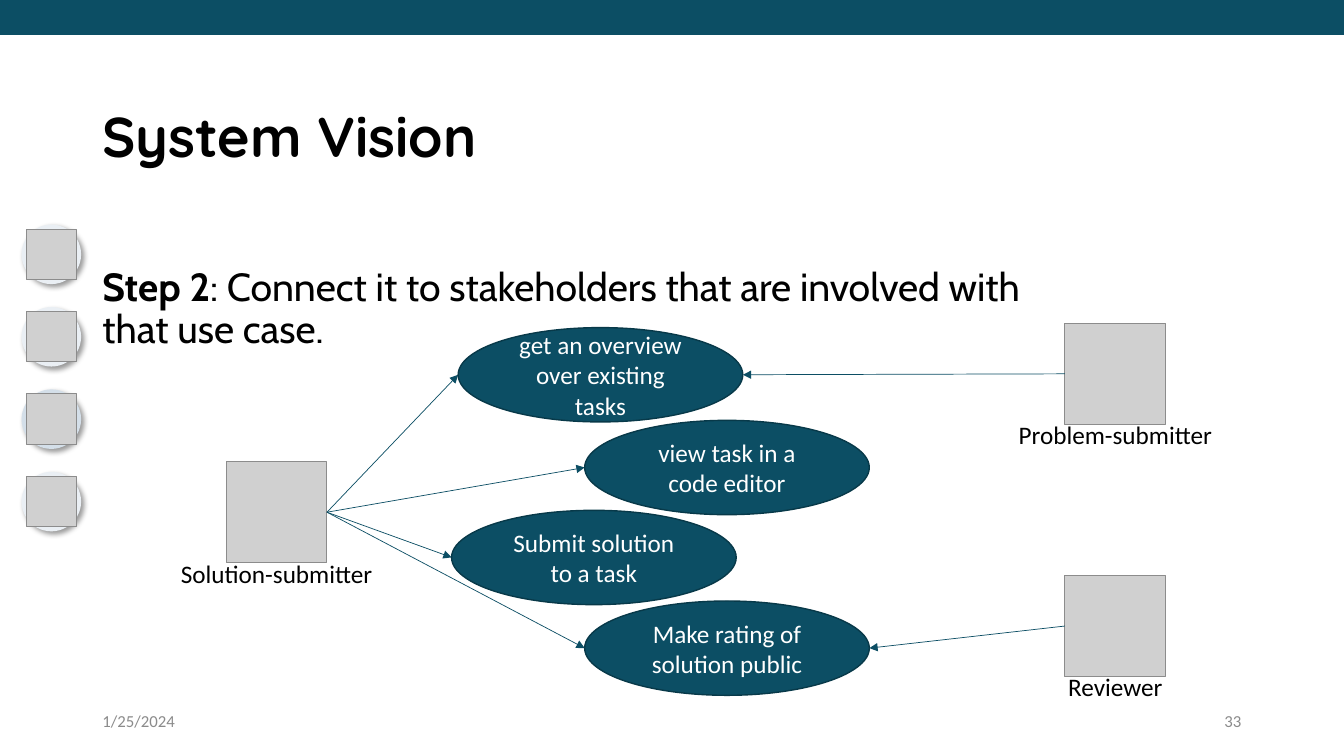
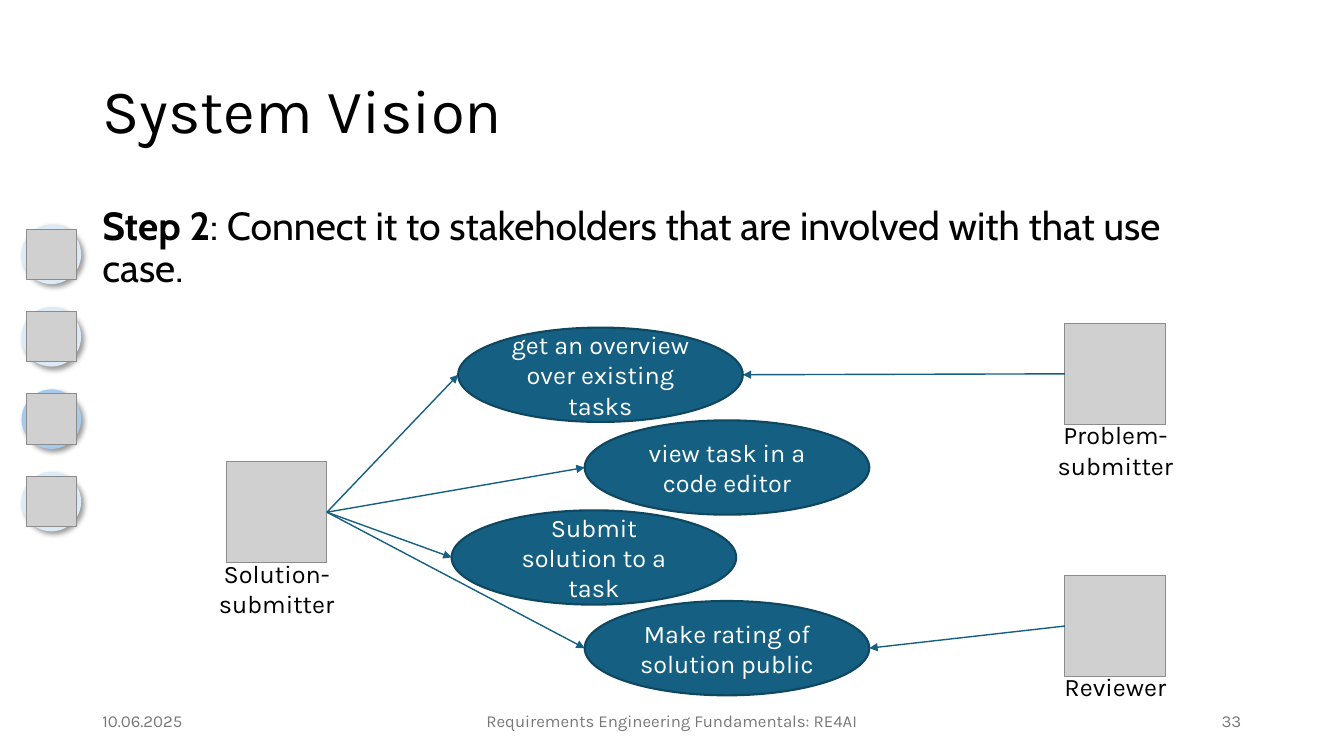
Before and after one commit to JulianFrattini/seminar-refun, a slide deck: slide 33 of slides/base/seminar-refun-base.pptx. Drawn at 1344x756 pixels with LibreOffice and Linux fonts; fonts in the diff are those of the drawing; grey boxes stand for pictures; background and template pictures are left out. Boxes give left, top, right and bottom in pixels: in the first picture for what was removed or moved away, otherwise in the second. Text is boxed around its words. In the diff, an @@ line names an element or a change of style, - is before the commit and + after.

```diff
--- a/slides/base/seminar-refun-base.pptx
+++ b/slides/base/seminar-refun-base.pptx
@@ rectangle removed at (x1=0, y1=0, x2=1344, y2=35) @@
@@ title "System Vision" moved from (x1=102, y1=116, x2=476, y2=169) to (x1=102, y1=90, x2=502, y2=148) @@
@@ title "System Vision" at (x1=102, y1=90, x2=502, y2=148): size 40 to 44 pt, font Quicksand to Karla, bold off; vertical alignment top to middle @@
@@ text "Step 2: Connect it to ..." rewrapped from (x1=102, y1=271, x2=1020, y2=344) to (x1=102, y1=210, x2=1161, y2=283) @@
@@ ellipse at (x1=21, y1=389, x2=81, y2=449): fill #D4DFE9 to #A6CAEC @@
@@ arrow (327, 512) - (459, 375): stroke #0C4E64 0.5 pt to #156082 1 pt @@
@@ arrow (1066, 374) - (743, 375): stroke #0C4E64 0.5 pt to #156082 1 pt @@
@@ arrow (327, 512) - (585, 468): stroke #0C4E64 0.5 pt to #156082 1 pt @@
@@ arrow (327, 512) - (452, 558): stroke #0C4E64 0.5 pt to #156082 1 pt @@
@@ arrow (327, 512) - (585, 648): stroke #0C4E64 0.5 pt to #156082 1 pt @@
@@ font Calibri to Karla; fill #0C4E64 to #156082; outline #093A4A 1 pt to #104760 1.5 pt in 4 elements at (x1=459, y1=328, x2=743, y2=422), (x1=585, y1=420, x2=869, y2=515), (x1=452, y1=510, x2=736, y2=605), (x1=585, y1=601, x2=869, y2=696) @@
@@ arrow (1066, 626) - (869, 648): stroke #0C4E64 0.5 pt to #156082 1 pt @@
@@ font Calibri to Karla in 3 elements at (x1=1058, y1=422, x2=1173, y2=476), (x1=219, y1=560, x2=334, y2=614), (x1=1064, y1=674, x2=1166, y2=697) @@
@@ text at (x1=102, y1=716, x2=182, y2=727): text changed; font Calibri to Karla; text colour #8C8C8C to #797979 @@
-1/25/2024
+10.06.2025
@@ text added at (x1=486, y1=715, x2=857, y2=731), 12 pt, text #797979 @@
+Requirements Engineering Fundamentals: RE4AI
@@ page number at (x1=1222, y1=716, x2=1242, y2=727): font Calibri to Karla, text colour #8C8C8C to #797979 @@
```
Also in this commit, not shown: 38 other slides changed, 4 slides added, 5 slides removed, 1 other file.
